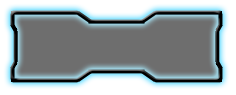
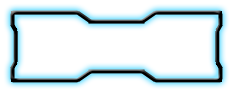
Two versions of the same layered image (w=236, h=95). Layer-by-layer changes:
hid "Layer 3" over bbox(14, 14, 219, 79)
